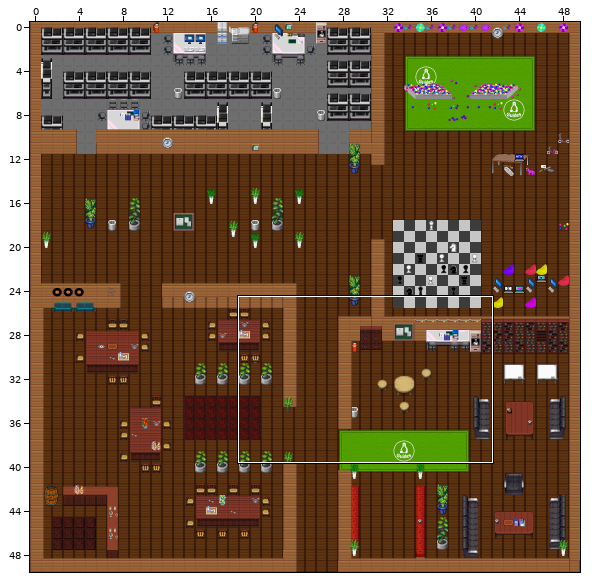
Tiled map: Haus.tmx. The first picture is a wide view before the edit; the outline marks the close-up.
Close-up. Old version:
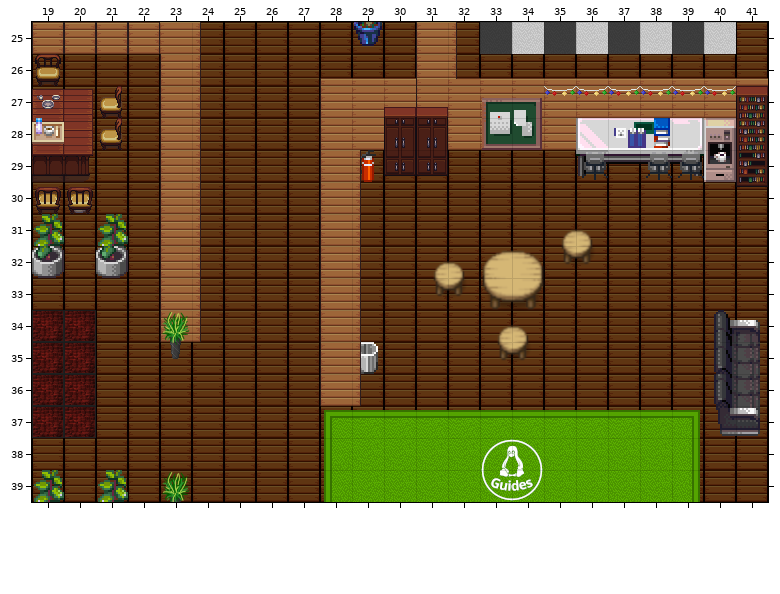
Cells are 32x32 px. Shown: x 19..41, y 25..39. The commit also changed other parts of the map, which this record leaves out. Not drawn, because the pictures are missing: unchanged layers "Flur_1", "Kneipe_2".
The same view after the edit:
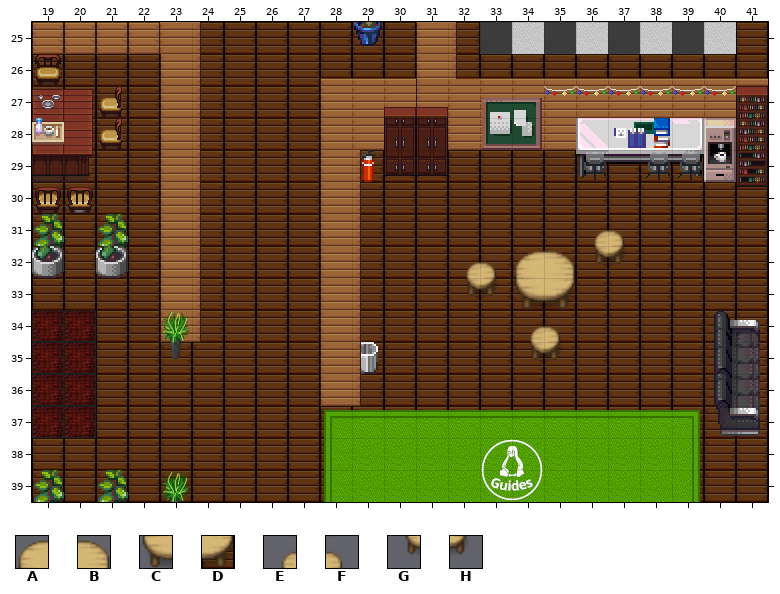
Key: from "tux-tage_mix": A 45, B 46, C 77, D 78, E 109, F 110, G 141, H 142.
_ is an empty cell.
See-through tiles are keyed as they look on the map.
Changes in this commit:
Layer "Anfaenger_1":
y 31: x 36..37 __ -> EF
y 32: x 32..37 ______ -> EFABGH
y 33: x 32..35 ____ -> GHCD
y 34: x 34..35 __ -> EF
y 35: x 34..35 __ -> GH
Layer "Kneipe 3":
y 31: x 35..36 EF -> __
y 32: x 31..36 EFABGH -> ______
y 33: x 31..34 GHCD -> ____
y 34: x 33..34 EF -> __
y 35: x 33..34 GH -> __
Boxes around the changes in both close-ups, in picture pixels (x1, y1, x2, y2):
changed: (433, 229, 626, 361)
